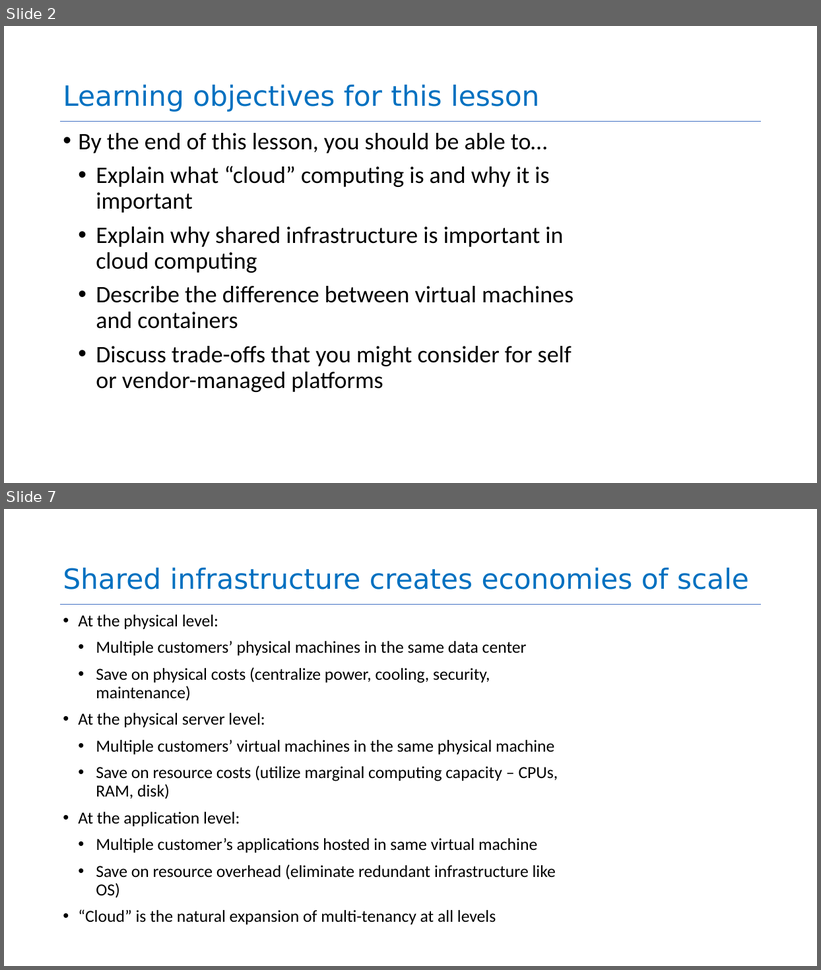
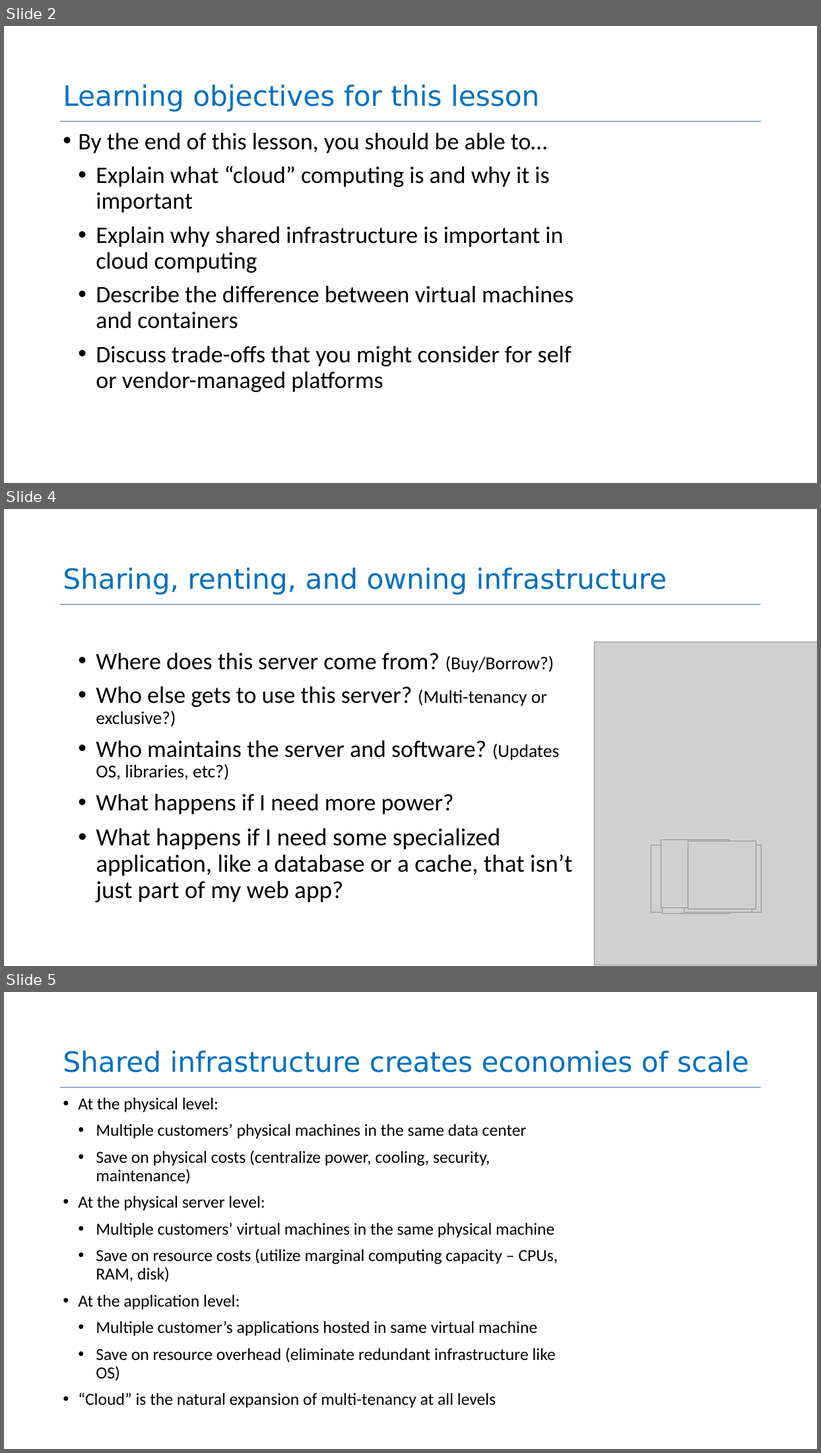
Before and after one commit to neu-se/CS4530-Spring-2026, a slide deck: Slides/Module 14 Principles and Tech for Cloud.pptx. Shown one above the other, each under a label of ours: slides 2 and 7 before the commit, slides 2, 4 and 5 after it; the slides between them are not shown. The pictures are 821x970 and 821x1453 pixels, drawn with LibreOffice and Linux fonts; fonts in the diff are those of the drawing; grey boxes stand for pictures. Boxes give left, top, right and bottom in pixels: in the first picture for what was removed or moved away, otherwise in the second. Text is boxed around its words. In the diff, an @@ line names an element or a change of style, - is before the commit and + after.

```diff
--- a/Slides/Module 14 Principles and Tech for Cloud.pptx
+++ b/Slides/Module 14 Principles and Tech for Cloud.pptx
@@ slide 4 added at (x1=4, y1=509, x2=817, y2=966), background #FFFFFF; not listed: 1 template element that a slide beside it also shows @@
@@ title added at (x1=63, y1=567, x2=667, y2=595), 66 pt, text #0070C0 @@
+Sharing, renting, and owning infrastructure
@@ picture added at (x1=594, y1=642, x2=817, y2=966) @@
@@ text added at (x1=96, y1=653, x2=572, y2=903), 56 pt, text #000000 @@
+  • Where does this server come from? (Buy/Borrow?)
+  • Who else gets to use this server? (Multi-tenancy or exclusive?)
+  • Who maintains the server and software? (Updates OS, libraries, etc?)
+  • What happens if I need more power?
+  • What happens if I need some specialized application, like a database or a cache, that isn’t just part of my web app?
@@ picture added at (x1=651, y1=845, x2=718, y2=913) @@
@@ picture added at (x1=661, y1=840, x2=729, y2=908) @@
@@ picture added at (x1=684, y1=844, x2=752, y2=912) @@
@@ picture added at (x1=688, y1=842, x2=756, y2=909) @@
@@ picture added at (x1=693, y1=845, x2=761, y2=913) @@
@@ picture added at (x1=662, y1=846, x2=729, y2=914) @@
@@ what was slide 7 is now slide 5 @@
```
Also in this commit, not shown: 3 slides changed, 2 slides removed, 1 other file.
